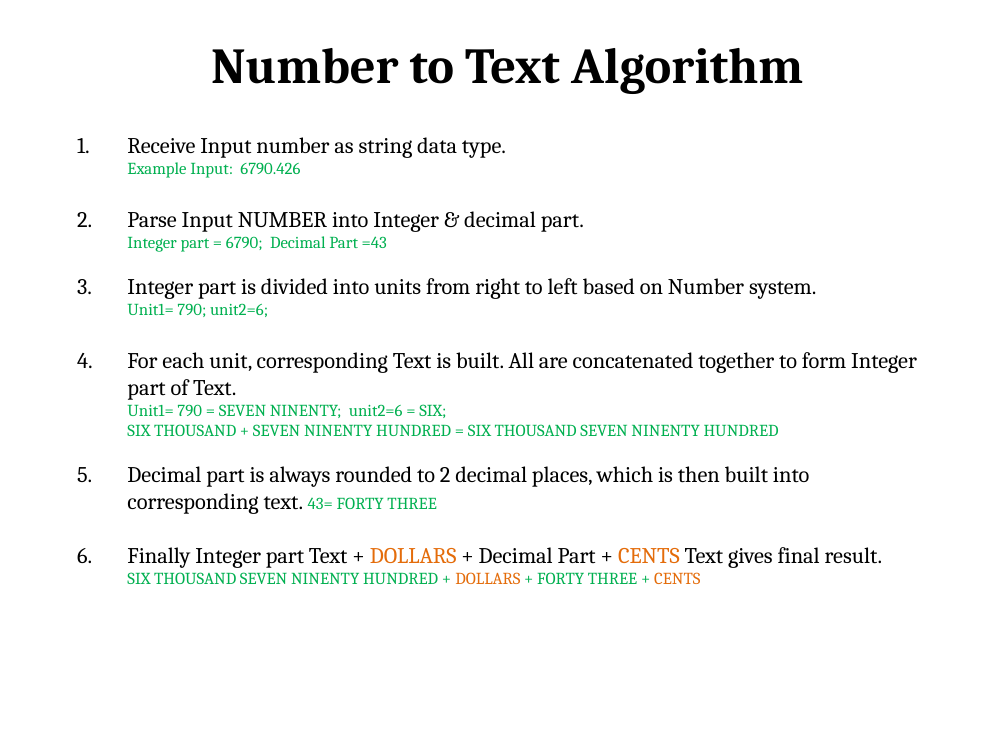
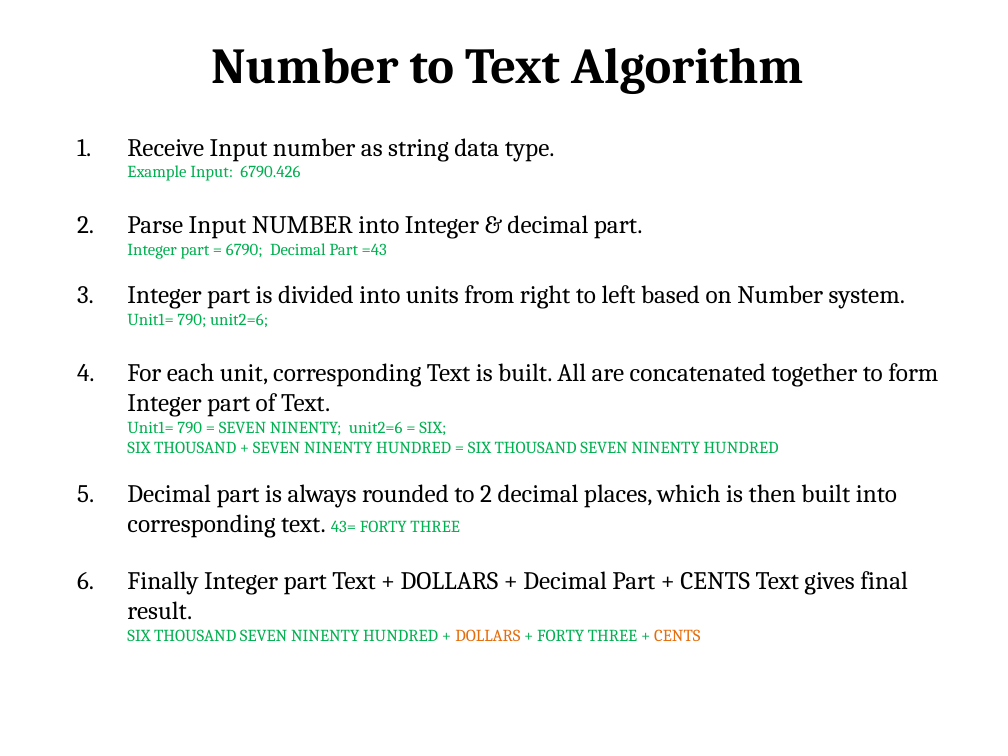
Before and after one commit to Shanmugaks/DTA, a slide deck: slide 4 of Documents/Shanmuga_Assignment.pptx. Drawn at 1008x756 pixels with LibreOffice and Linux fonts; fonts in the diff are those of the drawing. Boxes give left, top, right and bottom in pixels: in the first picture for what was removed or moved away, otherwise in the second. Text is boxed around its words. In the diff, an @@ line names an element or a change of style, - is before the commit and + after.

```diff
--- a/Documents/Shanmuga_Assignment.pptx
+++ b/Documents/Shanmuga_Assignment.pptx
@@ text "Receive Input number as string ..." at (127,138,938,641): size 16 to 18 pt in "Receive Input number as string data type.", "Parse Input NUMBER into Integer & decimal ...", "Integer part is divided into units from ...", "For each unit, corresponding Text is built. ..." and 2 more places; text colour #E46C0A to #000000 in "DOLLARS CENTS" @@
```
Also in this commit, not shown: 9 other slides changed, 4 slides added.
